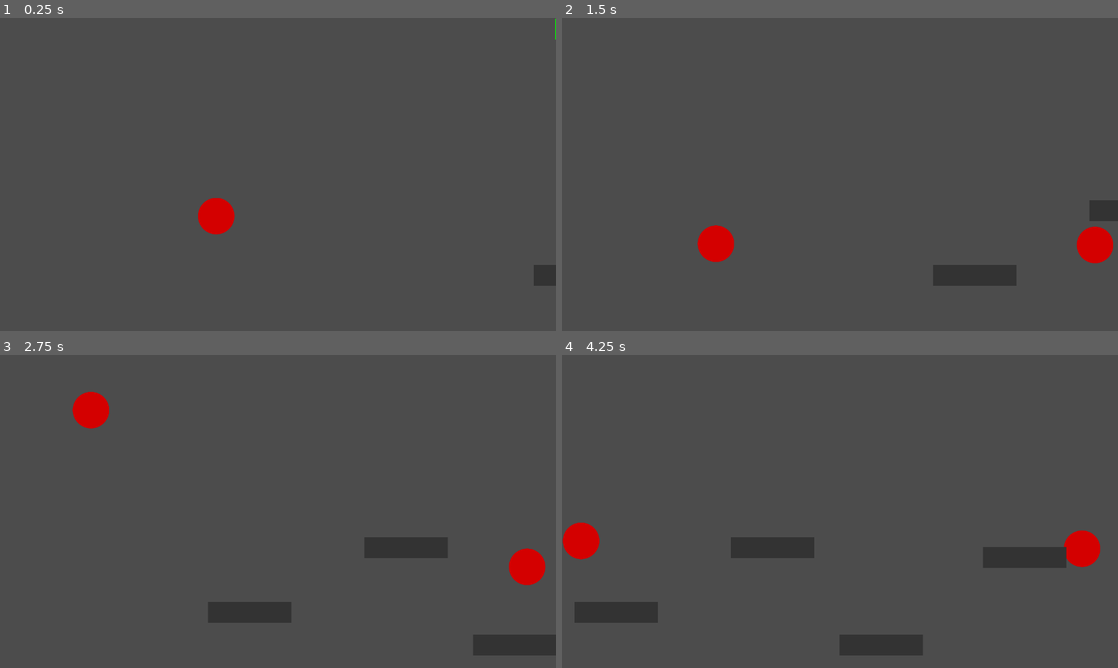
Above: before the commit, frames 1-4 (two rows, left to right).
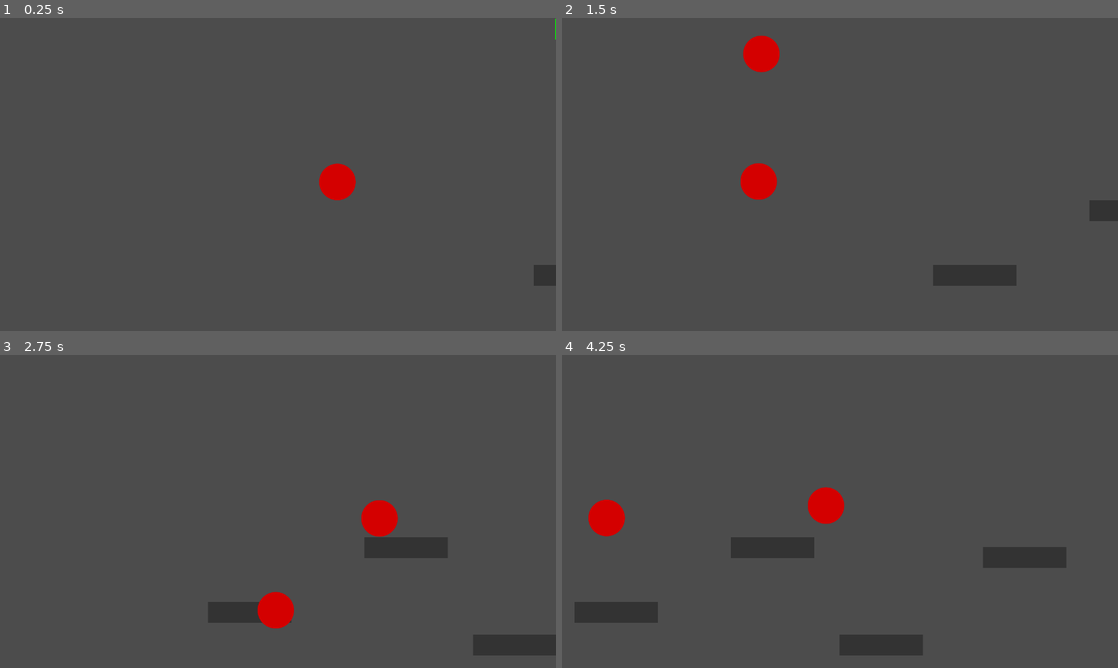
Above: after the commit, the same moments.

Repository: IonAir1/Genre-Mash-Jam
Game: Godot game, scene res://scenes/main.tscn
Two runs of this game, one before a commit and one after it. Both use one fixed random seed, a clock stepped at 60 frames per second and the inputs below.
Inputs (mouse positions are in pixels of both pictures, inside the frame that each line leads up to):
- Up to frame 1 (0.25 s): no input
- Up to frame 2 (1.5 s): move the mouse to (962, 158) at 0.52 s; hold D (right) from 0.53 s (still down); click (962, 158) at 0.6 s; tap W (jump) at 0.77 s; move the mouse to (728, 190) at 1.27 s; click (728, 190) at 1.35 s
- Up to frame 3 (2.75 s): tap W (jump) at 1.52 s; move the mouse to (333, 442) at 2.02 s; release D (right) at 2.03 s; hold A (left) from 2.03 s (still down); click (333, 442) at 2.1 s
- Up to frame 4 (4.25 s): move the mouse to (812, 574) at 2.77 s; release A (left) at 2.78 s; hold D (right) from 2.78 s (still down); click (812, 574) at 2.85 s; tap W (jump) at 3.02, 3.77 s; move the mouse to (1006, 558) at 3.52 s; click (1006, 558) at 3.6 s

The runs differ from the first frame. In frame 1, 1.2% of the frame differs, in the area x 35-64%, y 46-70%; in frame 2, 2.5%; in frame 3, 2.5%, in the area x 13-99%, y 11-88%; in frame 4, 2.4%.

Commit message:
inayos yung bouncing ball

Diff:
--- /dev/null
+++ b/proj/Global/global.gd
@@ -0,0 +1 @@
+extends Node
--- a/proj/project.godot
+++ b/proj/project.godot
@@ -18,6 +18,10 @@
 config/name="Genre Mash Jam"
 run/main_scene="res://scenes/main.tscn"
 config/icon="res://icon.png"
+
+[autoload]
+
+global="*res://Global/global.gd"
 
 [display]
 
--- a/proj/scenes/Platform.tscn
+++ b/proj/scenes/Platform.tscn
@@ -7,6 +7,7 @@
 extents = Vector2( 95.4804, 23.4226 )
 
 [node name="Platform" type="StaticBody2D"]
+collision_layer = 16
 script = ExtResource( 2 )
 
 [node name="Sprite" type="Sprite" parent="."]
--- a/proj/scenes/Player.tscn
+++ b/proj/scenes/Player.tscn
@@ -19,3 +19,9 @@
 shape = SubResource( 1 )
 
 [node name="rotate" type="Position2D" parent="."]
+
+[node name="displaced" type="Position2D" parent="rotate"]
+position = Vector2( 10, 0 )
+
+[node name="displaced2" type="Position2D" parent="rotate"]
+position = Vector2( 100, 0 )
--- a/proj/scenes/paper.tscn
+++ b/proj/scenes/paper.tscn
@@ -7,7 +7,7 @@
 radius = 60.2603
 
 [sub_resource type="CircleShape2D" id=2]
-radius = 105.371
+radius = 67.5641
 
 [node name="paper" type="KinematicBody2D"]
 scale = Vector2( 0.7, 0.7 )
--- a/proj/scripts/Player.gd
+++ b/proj/scripts/Player.gd
@@ -16,12 +16,14 @@
 		velocity.x -= speed
 	if Input.is_action_just_pressed("shoot"):
 		var p = paper.instance()
-		p.position = position
+		p.position = get_node("rotate/displaced2").global_position
 		p.rotation = $rotate.rotation
 		get_parent().add_child(p)
 
 func _physics_process(delta):
-	$rotate.rotation = (get_global_mouse_position() - $rotate.position).angle()
+	#print($rotate.rotation_degrees)
+	#$rotate.rotation = (get_global_mouse_position() - $rotate.position).angle()
+	$rotate.look_at(get_global_mouse_position())
 	get_input()
 	velocity.y += gravity * delta
 	velocity = move_and_slide(velocity, Vector2.UP)
--- a/proj/scripts/main.gd
+++ b/proj/scripts/main.gd
@@ -28,4 +28,5 @@
 	platform_spawn()
 
 func _ready():
+	randomize()
 	platform_spawn()
--- a/proj/scripts/paper.gd
+++ b/proj/scripts/paper.gd
@@ -4,10 +4,11 @@
 var velocity = Vector2(400, 400)
 
 func _ready():
-	velocity = get_global_mouse_position().normalized() - get_parent().get_node("Player").position.normalized()
+	velocity = get_parent().get_node("Player/rotate/displaced").global_position - get_parent().get_node("Player").global_position
 	velocity.normalized()
-	velocity = velocity*400
+	velocity = velocity*100
 	print(velocity)
+	pass
 
 func _physics_process(delta):
 	var collision_info = move_and_collide(velocity * delta)
@@ -16,5 +17,5 @@
 
 
 func _on_playerdetect_body_entered(body):
-	#queue_free()
+	queue_free()
 	pass
